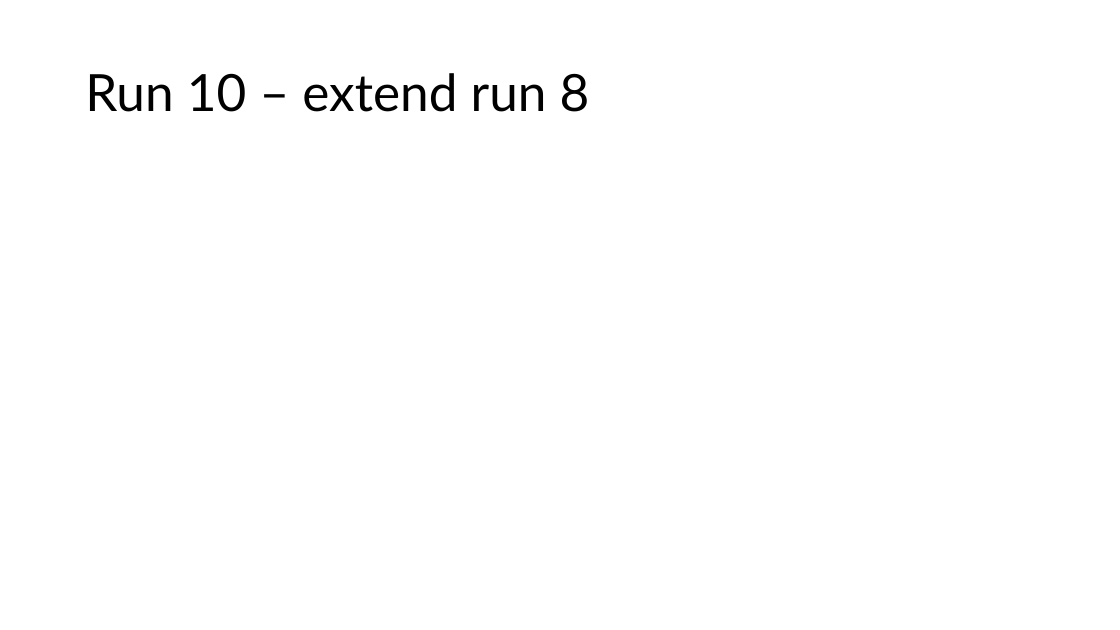
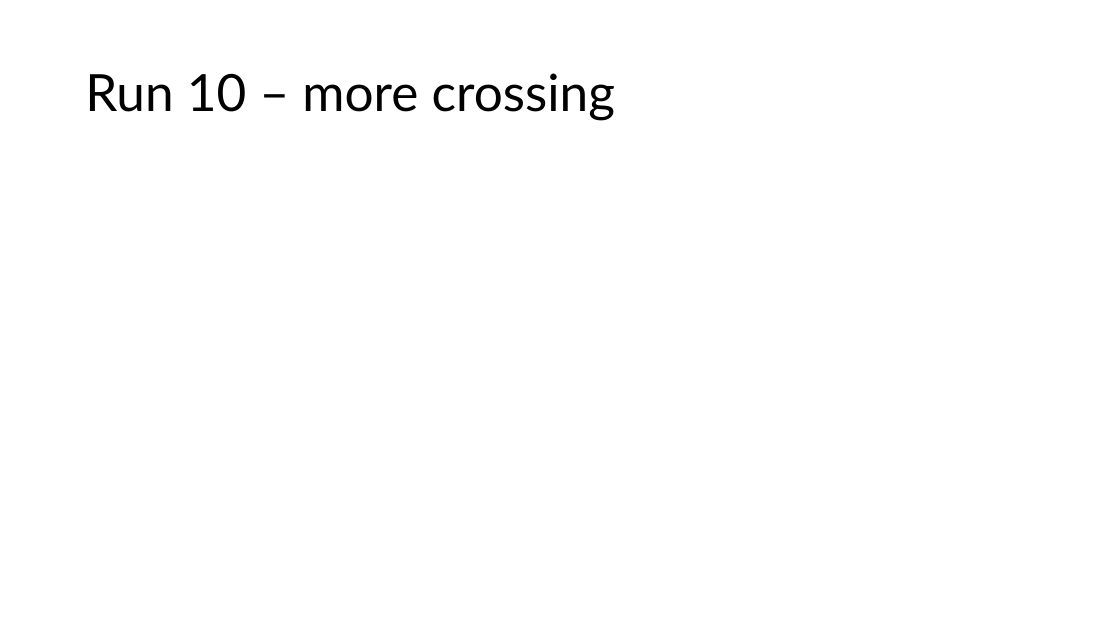
Before and after one commit to DanDan0101/toric-decoder, a slide deck: slide 32 of plots/Plots.pptx. Drawn at 1120x630 pixels with LibreOffice and Linux fonts; fonts in the diff are those of the drawing; grey boxes stand for pictures. Boxes give left, top, right and bottom in pixels: in the first picture for what was removed or moved away, otherwise in the second. Text is boxed around its words. In the diff, an @@ line names an element or a change of style, - is before the commit and + after.

```diff
--- a/plots/Plots.pptx
+++ b/plots/Plots.pptx
@@ title at [85,73,615,120]: text changed @@
-Run 10 – extend run 8
+Run 10 – more crossing
```
Also in this commit, not shown: 2 slides added, 1 slide removed, 3 other files.
